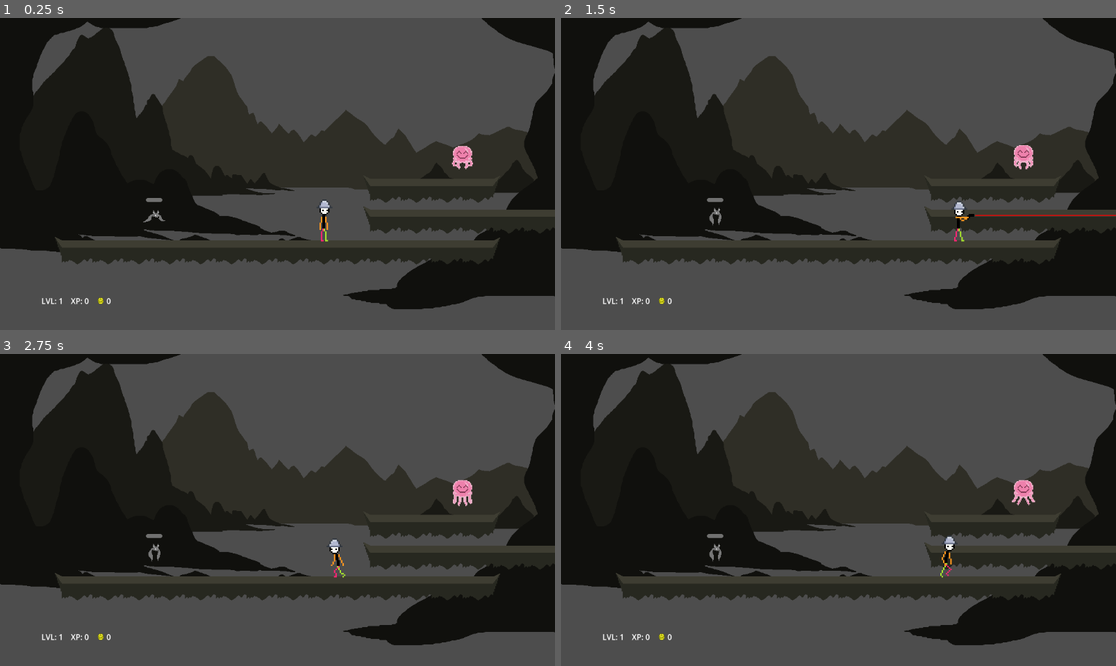
Above: before the commit, frames 1-4 (two rows, left to right).
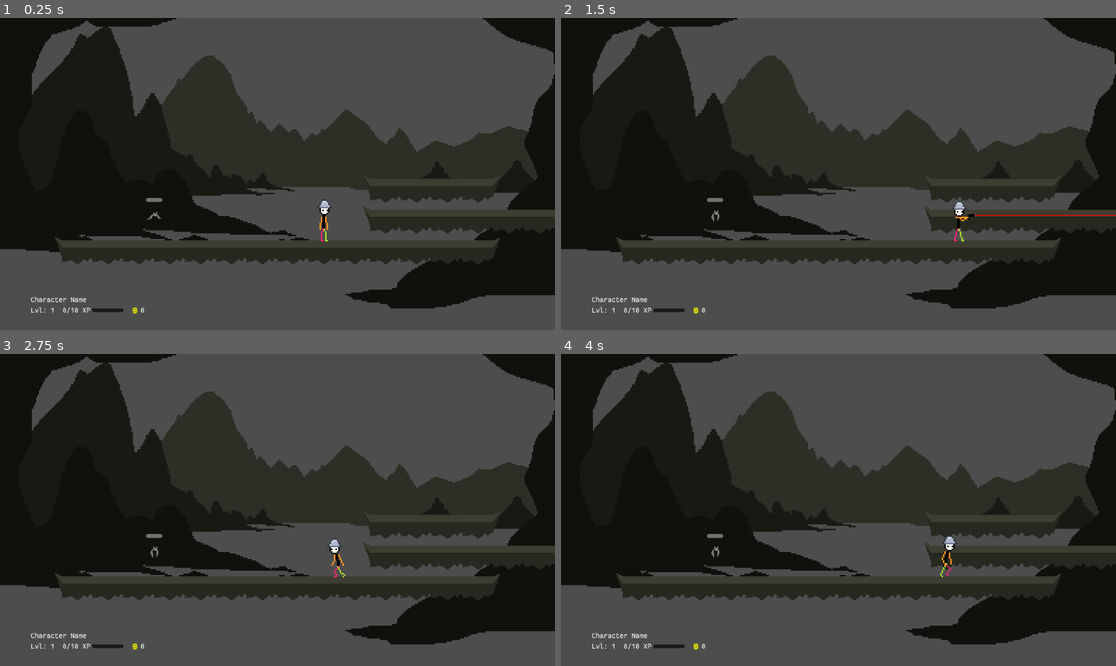
Above: after the commit, the same moments.

Repository: astrimbu/game-test
Game: Godot game, scene res://scenes/World.tscn
Two runs of this game, one before a commit and one after it. Both use one fixed random seed, a clock stepped at 60 frames per second and the inputs below.
Inputs (mouse positions are in pixels of both pictures, inside the frame that each line leads up to):
- Up to frame 1 (0.25 s): no input
- Up to frame 2 (1.5 s): tap Enter (ui_accept) at 0.5, 0.77 s; move the mouse to (960, 158) at 0.52 s; hold Right (ui_right) from 0.53 s (still down); click (960, 158) at 0.6 s; move the mouse to (727, 189) at 1.27 s; tap Space (shoot) at 1.35 s
- Up to frame 3 (2.75 s): tap Enter (ui_accept) at 1.52 s; move the mouse to (333, 441) at 2.02 s; release Right (ui_right) at 2.03 s; hold Left (ui_left) from 2.03 s (still down); click (333, 441) at 2.1 s
- Up to frame 4 (4 s): move the mouse to (810, 572) at 2.77 s; release Left (ui_left) at 2.78 s; hold Right (ui_right) from 2.78 s (still down); tap Space (shoot) at 2.85 s; click (810, 572) at 2.92 s; tap Enter (ui_accept) at 3.02, 3.77 s; move the mouse to (1005, 556) at 3.52 s; click (1005, 556) at 3.6 s

The runs differ from the first frame. In frame 1, 1.4% of the frame differs, in the area x 0-100%, y 0-95%; in frame 2, 1.5%; in frame 3, 1.5%; in frame 4, 1.5%.

Commit message:
Resources UI, xp bar, fantasque font, smaller bat, smaller mountains

Diff:
--- /dev/null
+++ b/fantasque.tres
@@ -0,0 +1,6 @@
+[gd_resource type="FontVariation" load_steps=2 format=3 uid="uid://cweo5piu1f8ds"]
+
+[ext_resource type="FontFile" uid="uid://dxnn0juw28nj6" path="res://FantasqueSansMNerdFont-Regular.ttf" id="1_2ms6j"]
+
+[resource]
+base_font = ExtResource("1_2ms6j")
--- a/project.godot
+++ b/project.godot
@@ -14,6 +14,10 @@
 run/main_scene="res://scenes/World.tscn"
 config/features=PackedStringArray("4.3", "Mobile")
 config/icon="res://icon.svg"
+
+[gui]
+
+theme/custom_font="res://fantasque.tres"
 
 [input]
 
--- a/scenes/World.tscn
+++ b/scenes/World.tscn
@@ -1,10 +1,9 @@
-[gd_scene load_steps=14 format=4 uid="uid://dkw8mesi6bhq"]
+[gd_scene load_steps=13 format=4 uid="uid://dkw8mesi6bhq"]
 
 [ext_resource type="Texture2D" uid="uid://da1w3wjokxea2" path="res://assets/Simple tiles.png" id="1_m1jb0"]
 [ext_resource type="PackedScene" uid="uid://coeakbrtx0usb" path="res://scenes/Player.tscn" id="2_npu5e"]
 [ext_resource type="PackedScene" uid="uid://bs75uf41jp57v" path="res://scenes/enemy/BatEnemy.tscn" id="2_rfy4o"]
 [ext_resource type="Texture2D" uid="uid://b8x0m4e0tsf2p" path="res://assets/mountains.png" id="3_41qhp"]
-[ext_resource type="PackedScene" uid="uid://dndowvq5bcaj0" path="res://scenes/npc/SquiddyNPC.tscn" id="4_3yit3"]
 [ext_resource type="Texture2D" uid="uid://dsie0tajx5u14" path="res://assets/Target.png" id="4_8y5h0"]
 [ext_resource type="PackedScene" uid="uid://ckb71rvixf3ol" path="res://scenes/ui/ResourcesUI.tscn" id="7_nqwcd"]
 [ext_resource type="Script" path="res://scripts/ui/resources_ui.gd" id="8_pbpj2"]
@@ -179,11 +178,7 @@
 position = Vector2(320, 464)
 max_health = 3
 damage_per_hit = 2
-xp_value = 2
-coin_value = 1
-
-[node name="SquiddyNPC" parent="." instance=ExtResource("4_3yit3")]
-position = Vector2(960, 336)
+xp_value = 5
 
 [node name="AnimationPlayer" type="AnimationPlayer" parent="."]
 libraries = {
@@ -200,6 +195,7 @@
 [node name="Mountains" type="Sprite2D" parent="Background"]
 modulate = Color(0.404511, 0.404511, 0.404511, 1)
 position = Vector2(576, 324)
+scale = Vector2(3, 3)
 texture = ExtResource("3_41qhp")
 
 [node name="ResourcesUi" parent="." instance=ExtResource("7_nqwcd")]
--- a/scenes/enemy/BatEnemy.tscn
+++ b/scenes/enemy/BatEnemy.tscn
@@ -1,7 +1,8 @@
-[gd_scene load_steps=7 format=3 uid="uid://bs75uf41jp57v"]
+[gd_scene load_steps=8 format=3 uid="uid://bs75uf41jp57v"]
 
 [ext_resource type="Script" path="res://scripts/enemies/bat_enemy.gd" id="1_4rhy8"]
 [ext_resource type="Texture2D" uid="uid://b8qf3db4d020f" path="res://assets/Bat idle.png" id="2_84sh0"]
+[ext_resource type="Texture2D" uid="uid://dm6wf7cyj23e3" path="res://assets/Bat2 idle.png" id="3_2hqll"]
 
 [sub_resource type="RectangleShape2D" id="RectangleShape2D_o7fh1"]
 size = Vector2(32, 72)
@@ -72,7 +73,7 @@
 "times": PackedFloat32Array(0),
 "transitions": PackedFloat32Array(1),
 "update": 1,
-"values": [ExtResource("2_84sh0")]
+"values": [ExtResource("3_2hqll")]
 }
 tracks/1/type = "value"
 tracks/1/imported = false
--- a/scenes/ui/ResourcesUI.tscn
+++ b/scenes/ui/ResourcesUI.tscn
@@ -1,31 +1,60 @@
-[gd_scene load_steps=2 format=3 uid="uid://ckb71rvixf3ol"]
+[gd_scene load_steps=4 format=3 uid="uid://ckb71rvixf3ol"]
 
 [ext_resource type="Texture2D" uid="uid://b4axpw0vdvooe" path="res://assets/Coins.png" id="1_2n26u"]
+[ext_resource type="Texture2D" uid="uid://bd0bjwlih86fv" path="res://assets/XPBar.png" id="1_ug1vw"]
+[ext_resource type="Texture2D" uid="uid://bhh3cl7lryrwh" path="res://assets/XPBarFill.png" id="2_d4abv"]
 
 [node name="ResourcesUi" type="MarginContainer"]
 top_level = true
 
-[node name="HBoxContainer" type="HBoxContainer" parent="."]
+[node name="VBoxContainer" type="VBoxContainer" parent="."]
+layout_mode = 2
+
+[node name="Label" type="Label" parent="VBoxContainer"]
+layout_mode = 2
+text = "Character Name"
+
+[node name="HBoxContainer" type="HBoxContainer" parent="VBoxContainer"]
 layout_mode = 2
 theme_override_constants/separation = 16
 alignment = 1
 
-[node name="LevelLabel" type="Label" parent="HBoxContainer"]
+[node name="LevelLabel" type="Label" parent="VBoxContainer/HBoxContainer"]
 layout_mode = 2
-text = "LVL: 1"
+text = "Lvl: 1"
 
-[node name="XPLabel" type="Label" parent="HBoxContainer"]
-layout_mode = 2
-text = "XP: 0"
-
-[node name="CoinsContainer" type="HBoxContainer" parent="HBoxContainer"]
+[node name="XPContainer" type="HBoxContainer" parent="VBoxContainer/HBoxContainer"]
 layout_mode = 2
 
-[node name="CoinsTexture" type="TextureRect" parent="HBoxContainer/CoinsContainer"]
+[node name="XPLabel" type="Label" parent="VBoxContainer/HBoxContainer/XPContainer"]
+layout_mode = 2
+text = "XP"
+
+[node name="Background" type="TextureRect" parent="VBoxContainer/HBoxContainer/XPContainer"]
+custom_minimum_size = Vector2(64, 0)
+layout_mode = 2
+texture = ExtResource("2_d4abv")
+stretch_mode = 5
+
+[node name="Fill" type="TextureRect" parent="VBoxContainer/HBoxContainer/XPContainer/Background"]
+custom_minimum_size = Vector2(0, 8)
+layout_mode = 1
+anchors_preset = 15
+anchor_right = 1.0
+anchor_bottom = 1.0
+grow_horizontal = 2
+grow_vertical = 2
+texture = ExtResource("1_ug1vw")
+stretch_mode = 5
+
+[node name="CoinsContainer" type="HBoxContainer" parent="VBoxContainer/HBoxContainer"]
+layout_mode = 2
+
+[node name="CoinsTexture" type="TextureRect" parent="VBoxContainer/HBoxContainer/CoinsContainer"]
 layout_mode = 2
 texture = ExtResource("1_2n26u")
 stretch_mode = 3
 
-[node name="CoinsLabel" type="Label" parent="HBoxContainer/CoinsContainer"]
+[node name="CoinsLabel" type="Label" parent="VBoxContainer/HBoxContainer/CoinsContainer"]
 layout_mode = 2
 text = "0"
--- a/scripts/enemies/base_enemy.gd
+++ b/scripts/enemies/base_enemy.gd
@@ -8,8 +8,8 @@
 # Make these configurable per enemy type
 @export var max_health := 10
 @export var damage_per_hit := 2
-@export var xp_value: int = 10
-@export var coin_value: int = 5
+@export var xp_value: int = 1
+@export var coin_value: int = 1
 
 # Required node paths
 @export var sprite_path: NodePath
--- a/scripts/player_resources.gd
+++ b/scripts/player_resources.gd
@@ -10,16 +10,16 @@
 var level: int = 1
 
 func add_xp(amount: int) -> void:
-    xp += amount
-    xp_changed.emit(xp)
-    check_level_up()
+	xp += amount
+	xp_changed.emit(amount)
+	check_level_up()
 
 func add_coins(amount: int) -> void:
-    coins += amount
-    coins_changed.emit(coins)
+	coins += amount
+	coins_changed.emit(coins)
 
 func check_level_up() -> void:
-    var xp_for_next_level = level * 100  # Simple formula, adjust as needed
-    if xp >= xp_for_next_level:
-        level += 1
-        level_up.emit(level)
+	var xp_for_next_level = level * 100  # Simple formula, adjust as needed
+	if xp >= xp_for_next_level:
+		level += 1
+		level_up.emit(level)
--- a/scripts/ui/resources_ui.gd
+++ b/scripts/ui/resources_ui.gd
@@ -1,21 +1,55 @@
 extends MarginContainer
 
-@onready var xp_label = $HBoxContainer/XPLabel
-@onready var coins_label = $HBoxContainer/CoinsContainer/CoinsLabel
-@onready var level_label = $HBoxContainer/LevelLabel
+@onready var xp_fill = $VBoxContainer/HBoxContainer/XPContainer/Background/Fill
+@onready var xp_label = $VBoxContainer/HBoxContainer/XPContainer/XPLabel
+@onready var coins_label = $VBoxContainer/HBoxContainer/CoinsContainer/CoinsLabel
+@onready var level_label = $VBoxContainer/HBoxContainer/LevelLabel
+@onready var player = get_tree().get_first_node_in_group("player")
+
+var max_xp: int = 10  # Base XP needed for first level
+var total_xp: int = 0  # Track total XP earned
+var level_progress: int = 0  # Track XP progress toward next level
+var current_level: int = 1
 
 func _ready() -> void:
-	var player = get_tree().get_first_node_in_group("player")
 	if player:
 		player.resources.xp_changed.connect(_on_xp_changed)
 		player.resources.coins_changed.connect(_on_coins_changed)
 		player.resources.level_up.connect(_on_level_up)
+		_update_xp_bar()
 
-func _on_xp_changed(new_xp: int) -> void:
-	xp_label.text = "XP: %d" % new_xp
+func _on_xp_changed(xp_gained: int) -> void:
+	print("XP gained: %d" % xp_gained)
+	print("Total XP: %d" % total_xp)
+	print("Level progress: %d" % level_progress)
+	total_xp += xp_gained
+	level_progress += xp_gained
+
+	# Check for level up
+	if level_progress >= max_xp:
+		_level_up()
+
+	_update_xp_bar()
+
+func _level_up() -> void:
+	current_level += 1
+	# Reset progress toward next level
+	level_progress = 0
+	# Increase XP required for next level
+	max_xp = 10 * current_level
+	# Update level display
+	level_label.text = "Lvl: %d" % current_level
+
+func _update_xp_bar() -> void:
+	# Calculate fill amount (0.0 to 1.0)
+	var fill_amount = float(level_progress) / max_xp
+	# Update the fill sprite's scale
+	xp_fill.scale.x = fill_amount
+	# Update the XP label
+	xp_label.text = "%d/%d XP" % [level_progress, max_xp]
 
 func _on_coins_changed(new_coins: int) -> void:
 	coins_label.text = "%d" % new_coins
 
 func _on_level_up(new_level: int) -> void:
-	level_label.text = "Level: %d" % new_level
+	level_label.text = "Lvl: %d" % new_level
Binary file added: FantasqueSansMNerdFont-Regular.ttf
Not shown, added: FantasqueSansMNerdFont-Regular.ttf.import
Binary file added: assets/Bat2 idle.png
Not shown, added: assets/Bat2 idle.png.import
Binary file added: assets/XPBar.png
Not shown, added: assets/XPBar.png.import
Binary file added: assets/XPBarFill.png
Not shown, added: assets/XPBarFill.png.import
Binary file changed: assets/mountains.png
